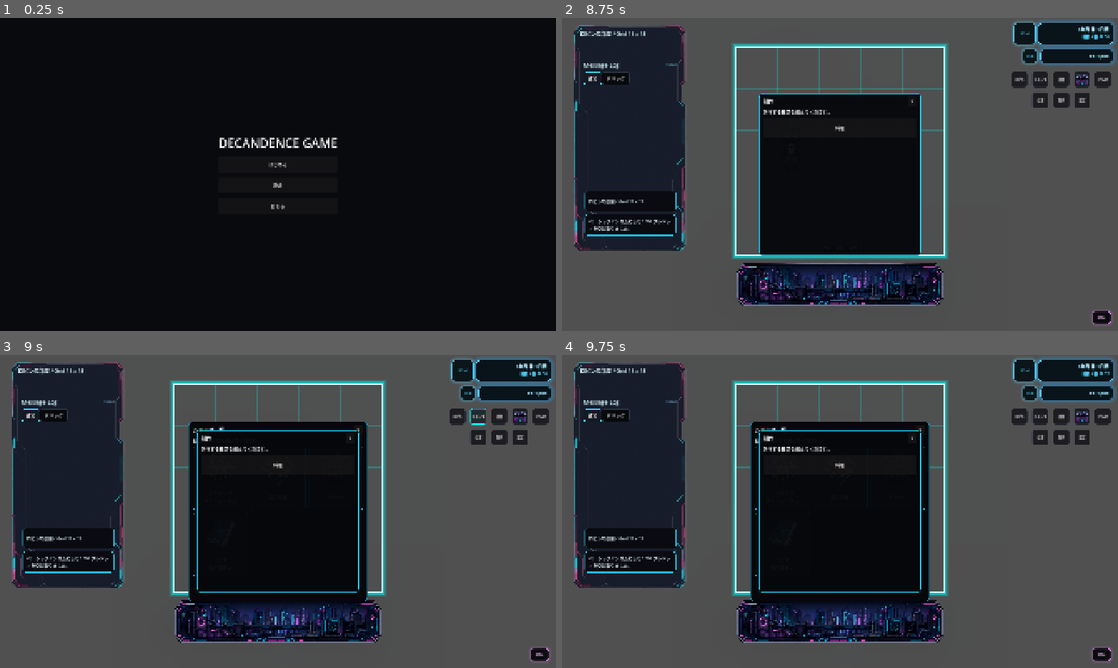
Above: before the commit, frames 1-4 (two rows, left to right).
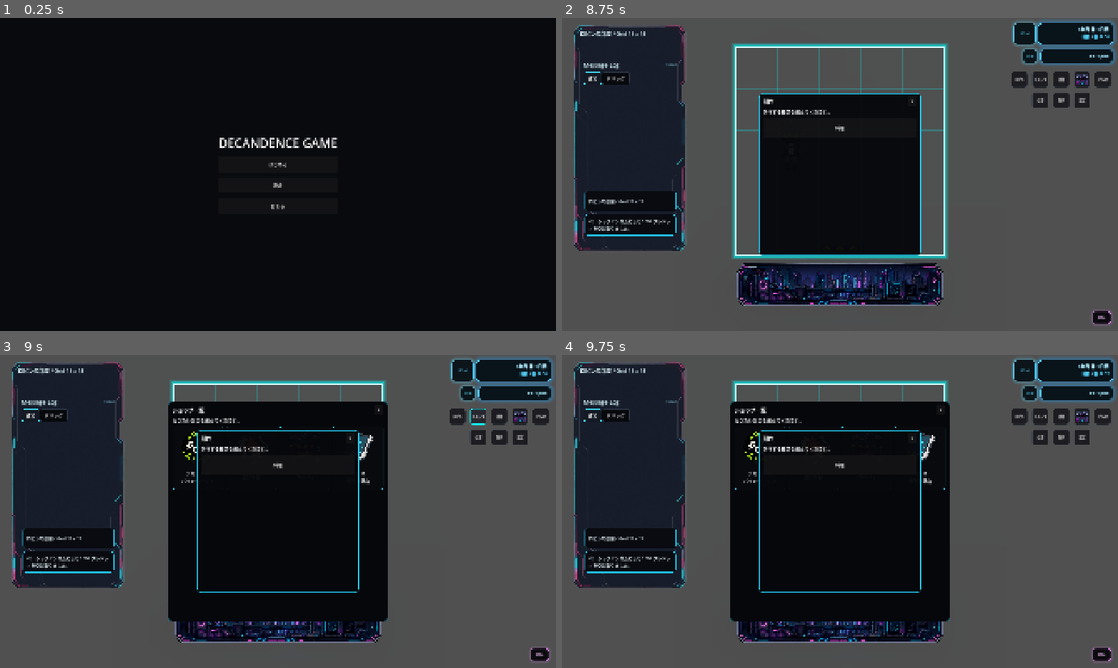
Above: after the commit, the same moments.

Repository: grimoire1089-coder/optimistic
Game: Godot game, scene res://Scenes/Boot/TitleScene.tscn
Same seed, same stepped clock (60 frames per second), same inputs: the game is played once before the commit and once after it. Sound files missing from this copy of the repository are replaced by a short silence.
Inputs (mouse positions are in pixels of both pictures, inside the frame that each line leads up to):
- Up to frame 1 (0.25 s): no input
- Up to frame 2 (8.75 s): click "はじめる" at 0.5 s; click "BGM" at 1.25 s; click "OFF" at 2 s; click "ロビン" at 2.75 s; click "×" at 3.5 s; click "制作" at 4.25 s; click "料理" at 5 s; click "戻る" at 5.75 s; click "設定" at 6.5 s; click "フルスクリーン" at 7.25 s; click "閉じる" at 8 s
- Up to frame 3 (9 s): click "ショップ" at 8.75 s
- Up to frame 4 (9.75 s): click (784, 477) at 9.52 s

Frames 1-2 are identical in both runs. In frame 3, 9.2% of the frame differs, in the area x 30-70%, y 14-86%; in frame 4, 9.2%.

Commit message:
Enlarge shop menu UI

Diff:
--- a/Scenes/UI/Shop/ShopMenu.tscn
+++ b/Scenes/UI/Shop/ShopMenu.tscn
@@ -28,16 +28,16 @@
 corner_radius_bottom_left = 6
 
 [node name="ShopMenu" type="PanelContainer"]
-custom_minimum_size = Vector2(620, 620)
+custom_minimum_size = Vector2(760, 760)
 anchors_preset = 8
 anchor_left = 0.5
 anchor_top = 0.5
 anchor_right = 0.5
 anchor_bottom = 0.5
-offset_left = -310.0
-offset_top = -310.0
-offset_right = 310.0
-offset_bottom = 310.0
+offset_left = -380.0
+offset_top = -380.0
+offset_right = 380.0
+offset_bottom = 380.0
 grow_horizontal = 2
 grow_vertical = 2
 theme_override_styles/panel = SubResource("StyleBoxFlat_shop_panel")
@@ -85,7 +85,7 @@
 text = "Select shop"
 
 [node name="ShopListScroll" type="ScrollContainer" parent="MarginContainer/Rows/ShopListView"]
-custom_minimum_size = Vector2(0, 492)
+custom_minimum_size = Vector2(0, 612)
 layout_mode = 2
 size_flags_vertical = 3
 horizontal_scroll_mode = 0
@@ -93,7 +93,7 @@
 [node name="ShopList" type="GridContainer" parent="MarginContainer/Rows/ShopListView/ShopListScroll"]
 layout_mode = 2
 size_flags_horizontal = 3
-columns = 3
+columns = 4
 theme_override_constants/h_separation = 10
 theme_override_constants/v_separation = 10
 
@@ -136,7 +136,7 @@
 layout_mode = 2
 
 [node name="ItemScroll" type="ScrollContainer" parent="MarginContainer/Rows/ShopDetailView/ShopContent"]
-custom_minimum_size = Vector2(0, 400)
+custom_minimum_size = Vector2(0, 540)
 layout_mode = 2
 size_flags_vertical = 3
 horizontal_scroll_mode = 0
@@ -144,7 +144,7 @@
 [node name="ItemGrid" type="GridContainer" parent="MarginContainer/Rows/ShopDetailView/ShopContent/ItemScroll"]
 layout_mode = 2
 size_flags_horizontal = 3
-columns = 3
+columns = 4
 theme_override_constants/h_separation = 8
 theme_override_constants/v_separation = 8
 
